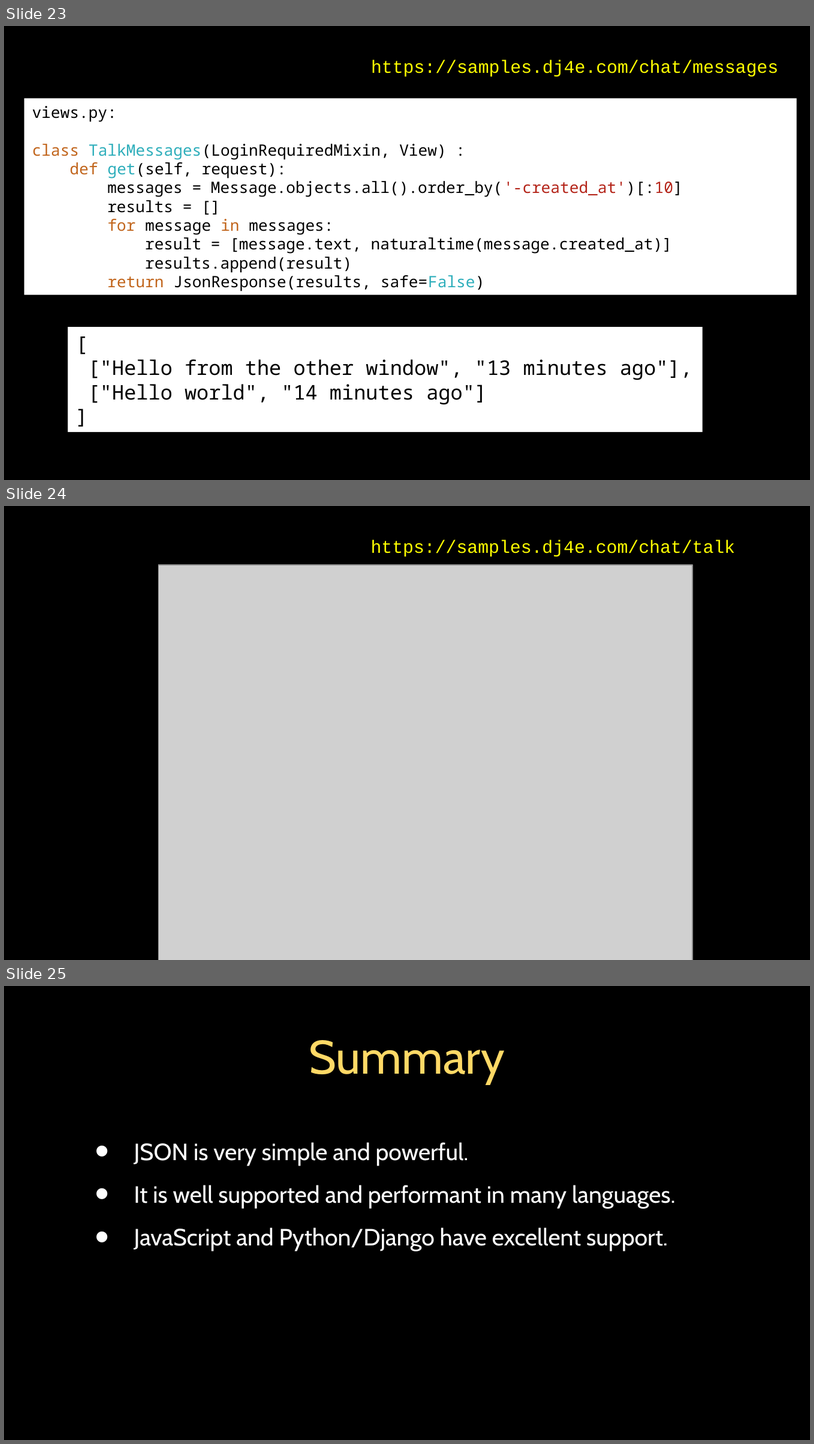
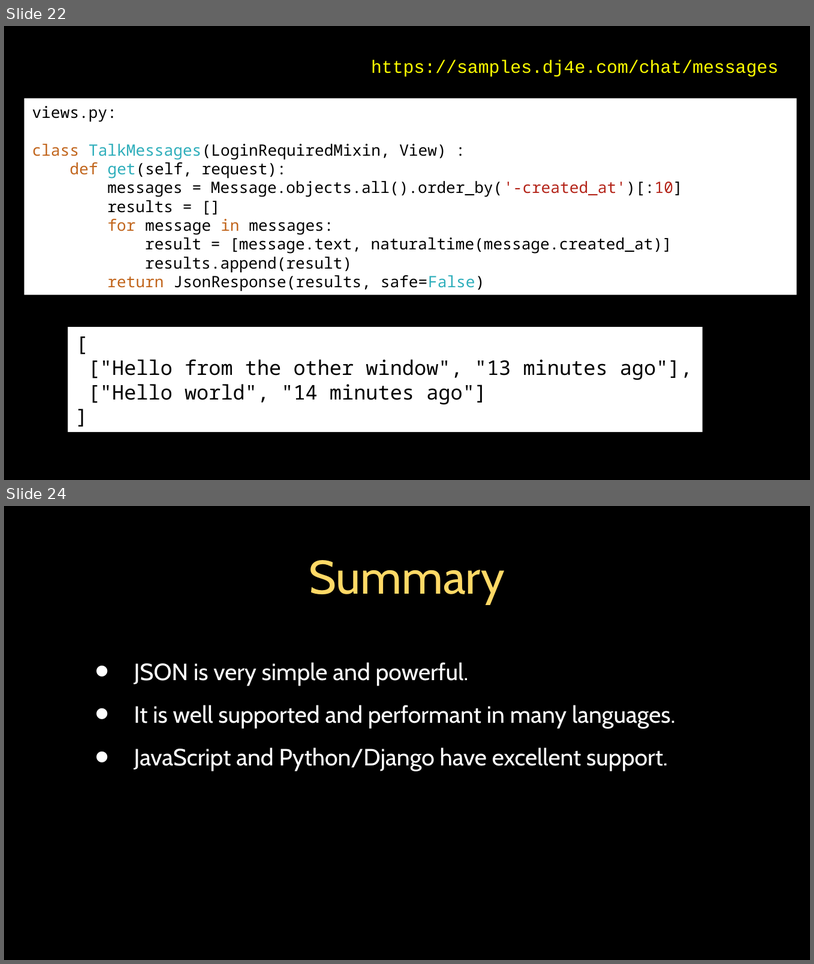
Before and after one commit to csev/dj4e, a slide deck: lectures/JS-04-AJAX-JSON.ppt. Shown one above the other, each under a label of ours: slides 23, 24 and 25 before the commit, slides 22 and 24 after it; the slides between them are not shown. The pictures are 814x1444 and 814x964 pixels, drawn with LibreOffice and Linux fonts; fonts in the diff are those of the drawing; grey boxes stand for pictures. Boxes give left, top, right and bottom in pixels: in the first picture for what was removed or moved away, otherwise in the second. Text is boxed around its words. In the diff, an @@ line names an element or a change of style, - is before the commit and + after.

```diff
--- a/lectures/JS-04-AJAX-JSON.ppt
+++ b/lectures/JS-04-AJAX-JSON.ppt
@@ slide 24 removed at [4,506,810,960], background #000000; not listed: 1 template element that a slide beside it also shows @@
@@ text removed at [371,540,736,557] @@
-https://samples.dj4e.com/chat/talk
@@ picture removed at [159,565,693,960] @@
@@ what was slide 23 is now slide 22 @@
@@ what was slide 25 is now slide 24 @@
```
Also in this commit, not shown: 11 slides changed, 3 other files.
